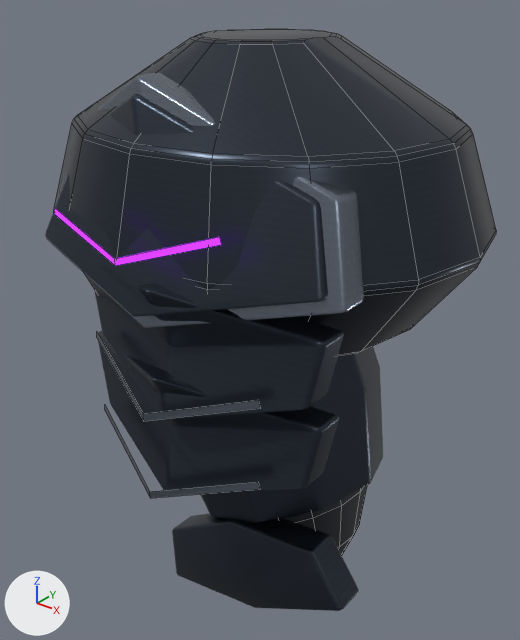
The Blender file ArtSource/Heroes/VoidKnight/Modules/Pauldron_R.blend, before and after one commit.
Both versions are drawn from a 50 mm camera at (0.609, -0.387, 1.639) aimed at (0.306, -0.009, 1.405). The lights are fixed; the arrows at lower left show +X, +Y and +Z. The older version comes first. Mesh edges are drawn as thin lines on the coarser meshes.

Names of what the first picture shows: 'VK2_Bicep_R', 'VK3_ElbowWing_R', 'VK3_PauldronCrown_R', 'VK3_PauldronRim_R', 'VK3_PauldronShell_R', 'VK3_ShoulderLame_R_0', 'VK3_ShoulderLame_R_1', 'VK3_ShoulderLip_R_0', 'VK3_ShoulderLip_R_1', 'VK3_ShoulderSignal_R', 'VK_Undersuit_UpperArmR'.
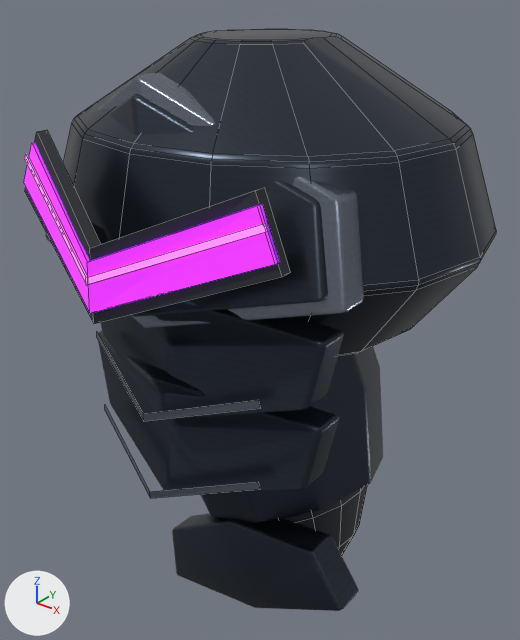
Where the change shows, as pixel boxes [x1, y1, x2, y2] in the pictures (520 x 640 px):
'VK4_ShoulderV_R', added (purple)
    after: [24, 142, 280, 313]
'VK4_ShoulderSocket_R', added
    after: [25, 130, 291, 324]
'VK4_ShoulderVCore_R', added
    after: [25, 154, 268, 285]
'VK3_ShoulderSignal_R', deleted
    before: [54, 207, 222, 266]

Diff of the bpy script that builds the scene:
```diff
--- a/ArtSource/Heroes/VoidKnight/Modules/Pauldron_R.blend.py
+++ b/ArtSource/Heroes/VoidKnight/Modules/Pauldron_R.blend.py
@@ mat_void_energy @@
 mat_void_energy = principled_material('Void energy')
-mat_void_energy.base_color = (0.27, 0.018, 0.7)  # purple #8e24da
+mat_void_energy.base_color = (0.31, 0.014, 0.76)  # purple #971fe2
 mat_void_energy.metallic = 0.15
 mat_void_energy.roughness = 0.3
-mat_void_energy.emission_color = (0.27, 0.018, 0.7)  # purple #8e24da
+mat_void_energy.emission_color = (0.31, 0.014, 0.76)  # purple #971fe2
 mat_void_energy.emission_strength = 2.2
@@ mat_void_core_energy @@
+mat_void_core_energy = principled_material('Void core energy')
+mat_void_core_energy.base_color = (0.55, 0.09, 1.0)  # purple #c455ff
+mat_void_core_energy.metallic = 0.1
+mat_void_core_energy.roughness = 0.24
+mat_void_core_energy.emission_color = (0.55, 0.09, 1.0)  # purple #c455ff
+mat_void_core_energy.emission_strength = 2.6
@@ me_vk4_shouldervcore_r @@
+me_vk4_shouldervcore_r.from_pydata(...)  # 12 vertices, 10 faces; spans x 0.244..0.408, y -0.179..-0.13, z 1.496..1.545
+me_vk4_shouldervcore_r.materials.append(mat_void_core_energy)  # purple #c455ff, glowing purple #c455ff
@@ me_vk4_shoulderv_r @@
+me_vk4_shoulderv_r.from_pydata(...)  # 12 vertices, 10 faces; spans x 0.238..0.413, y -0.178..-0.126, z 1.48..1.552
+me_vk4_shoulderv_r.materials.append(mat_void_energy)  # purple #971fe2, glowing purple #971fe2
@@ me_vk4_shouldersocket_r @@
+me_vk4_shouldersocket_r.from_pydata(...)  # 12 vertices, 10 faces; spans x 0.235..0.415, y -0.176..-0.121, z 1.473..1.558
+me_vk4_shouldersocket_r.materials.append(mat_void_woven_undersuit)
@@ ob_vk3_shouldersignal_r @@
-ob_vk3_shouldersignal_r = bpy.data.objects.new('VK3_ShoulderSignal_R', me_vk3_shouldersignal_r)
-ob_vk3_shouldersignal_r.location = (0.0, 0.0, 0.0)
@@ ob_vk4_shouldervcore_r @@
+ob_vk4_shouldervcore_r = bpy.data.objects.new('VK4_ShoulderVCore_R', me_vk4_shouldervcore_r)
+ob_vk4_shouldervcore_r.location = (0.0, 0.0, 0.0)
@@ ob_vk4_shoulderv_r @@
+ob_vk4_shoulderv_r = bpy.data.objects.new('VK4_ShoulderV_R', me_vk4_shoulderv_r)
+ob_vk4_shoulderv_r.location = (0.0, 0.0, 0.0)
@@ ob_vk4_shouldersocket_r @@
+ob_vk4_shouldersocket_r = bpy.data.objects.new('VK4_ShoulderSocket_R', me_vk4_shouldersocket_r)
+ob_vk4_shouldersocket_r.location = (0.0, 0.0, 0.0)
```
